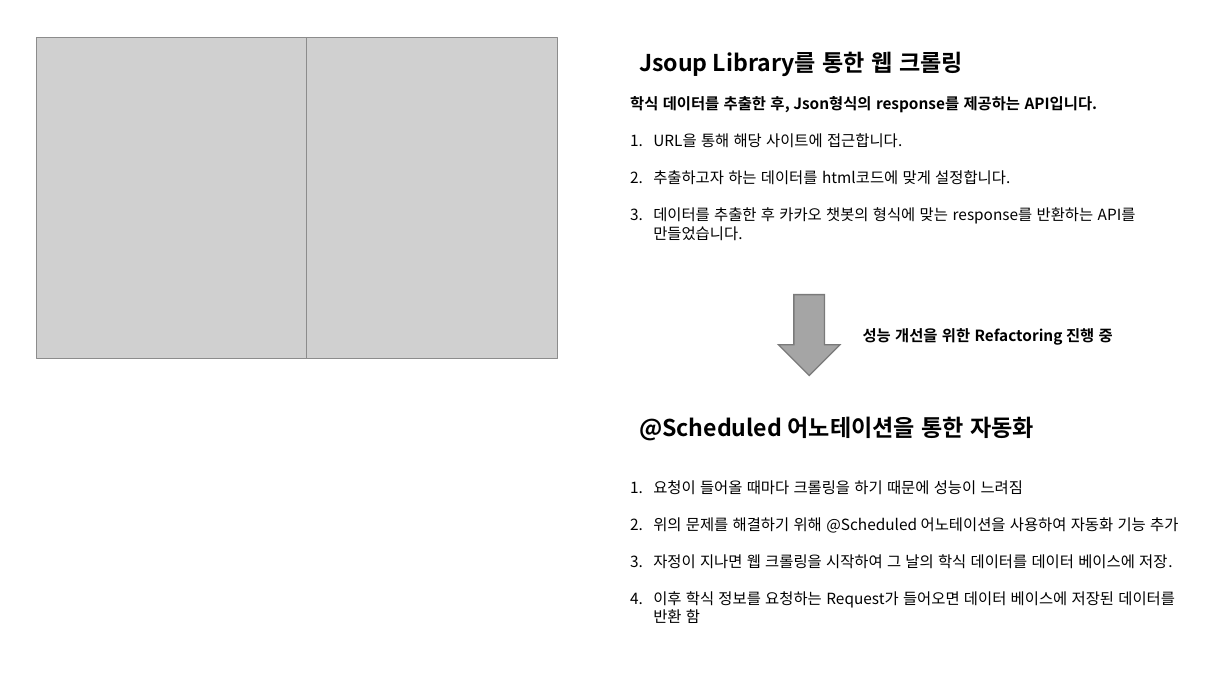
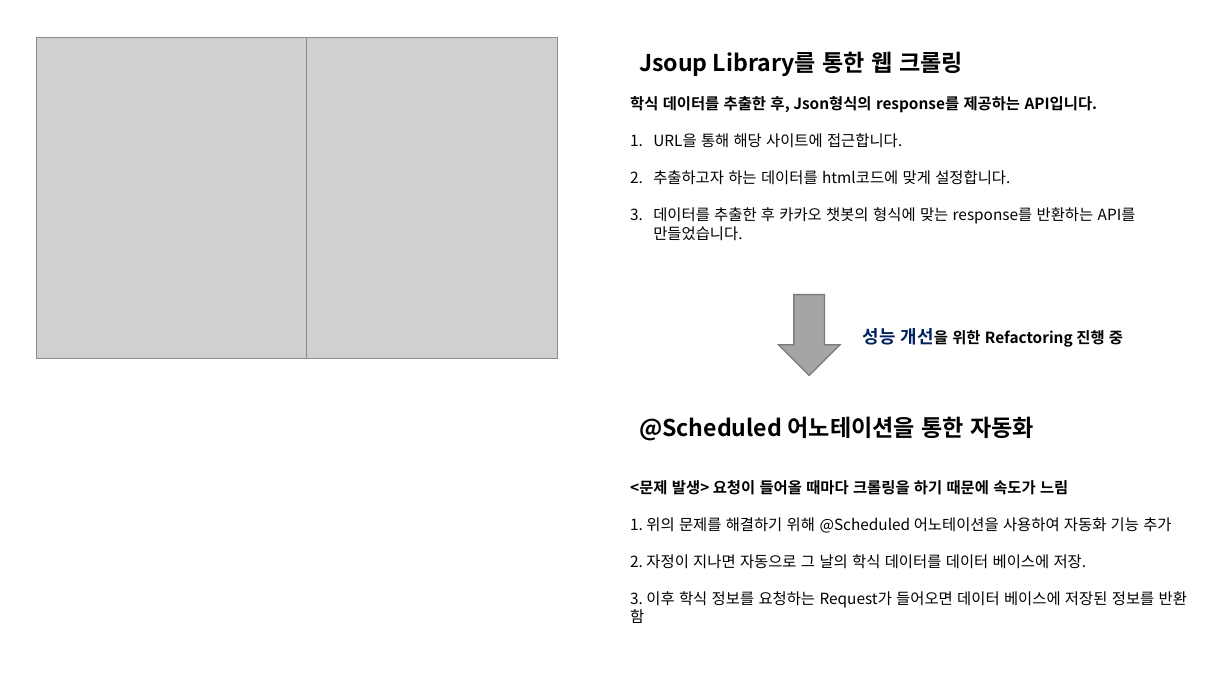
Before and after one commit to ohjinhokor/PortFolio, a slide deck: slide 5 of 오진호 포토폴리오.pptx. Drawn at 1232x693 pixels with LibreOffice and Linux fonts; fonts in the diff are those of the drawing; grey boxes stand for pictures; background and template pictures are left out. Boxes give left, top, right and bottom in pixels: in the first picture for what was removed or moved away, otherwise in the second. Text is boxed around its words. In the diff, an @@ line names an element or a change of style, - is before the commit and + after.

Commit message:
blindnews 포폴에 추가

```diff
--- a/오진호 포토폴리오.pptx
+++ b/오진호 포토폴리오.pptx
@@ text "성능 개선을 위한 Refactoring 진행 ..." at (863,328,1123,348): size 12 to 14 pt, text colour #000000 to #002060 in "성능 개선을" @@
@@ text at (630,480,1187,623): text changed @@
-1. 요청이 들어올 때마다 크롤링을 하기 때문에 성능이 느려짐
-2. 위의 문제를 해결하기 위해 @Scheduled 어노테이션을 사용하여 자동화 기능 추가
-3. 자정이 지나면 웹 크롤링을 시작하여 그 날의 학식 데이터를 데이터 베이스에 저장.
-4. 이후 학식 정보를 요청하는 Request가 들어오면 데이터 베이스에 저장된 데이터를 반환 함
+<문제 발생> 요청이 들어올 때마다 크롤링을 하기 때문에 속도가 느림
+1. 위의 문제를 해결하기 위해 @Scheduled 어노테이션을 사용하여 자동화 기능 추가
+2. 자정이 지나면 자동으로 그 날의 학식 데이터를 데이터 베이스에 저장.
+3. 이후 학식 정보를 요청하는 Request가 들어오면 데이터 베이스에 저장된 정보를 반환 함
```
Also in this commit, not shown: 1 other slide changed, 2 slides added, 2 other files.
